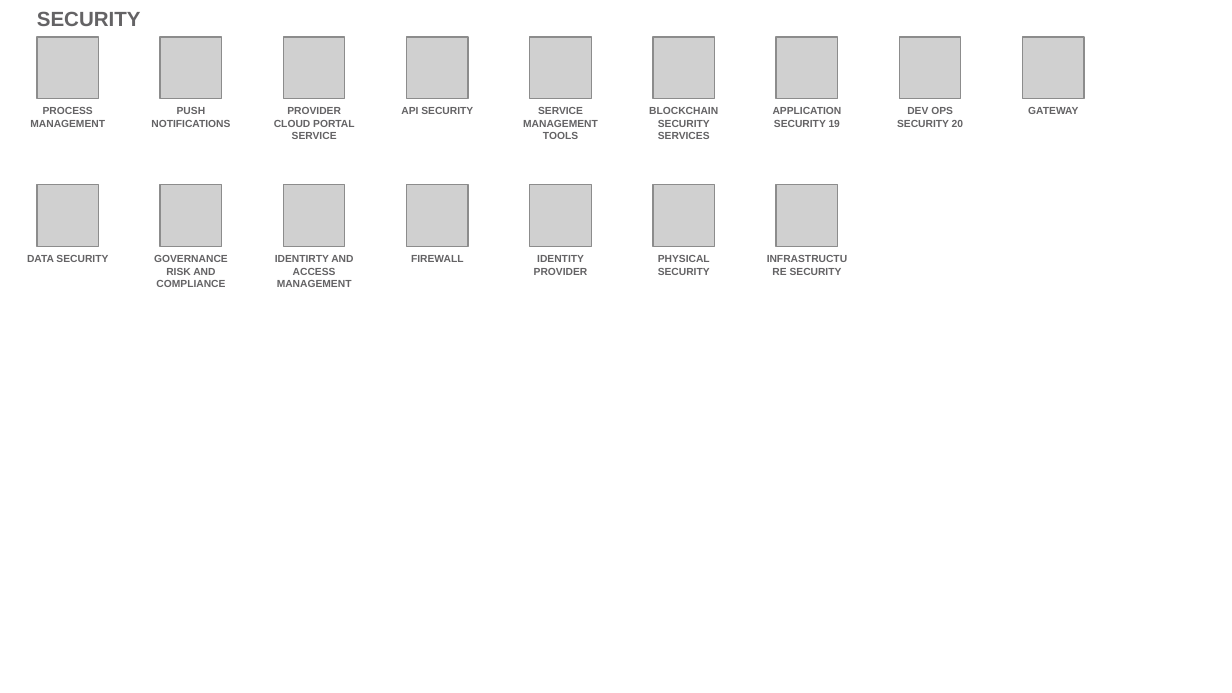
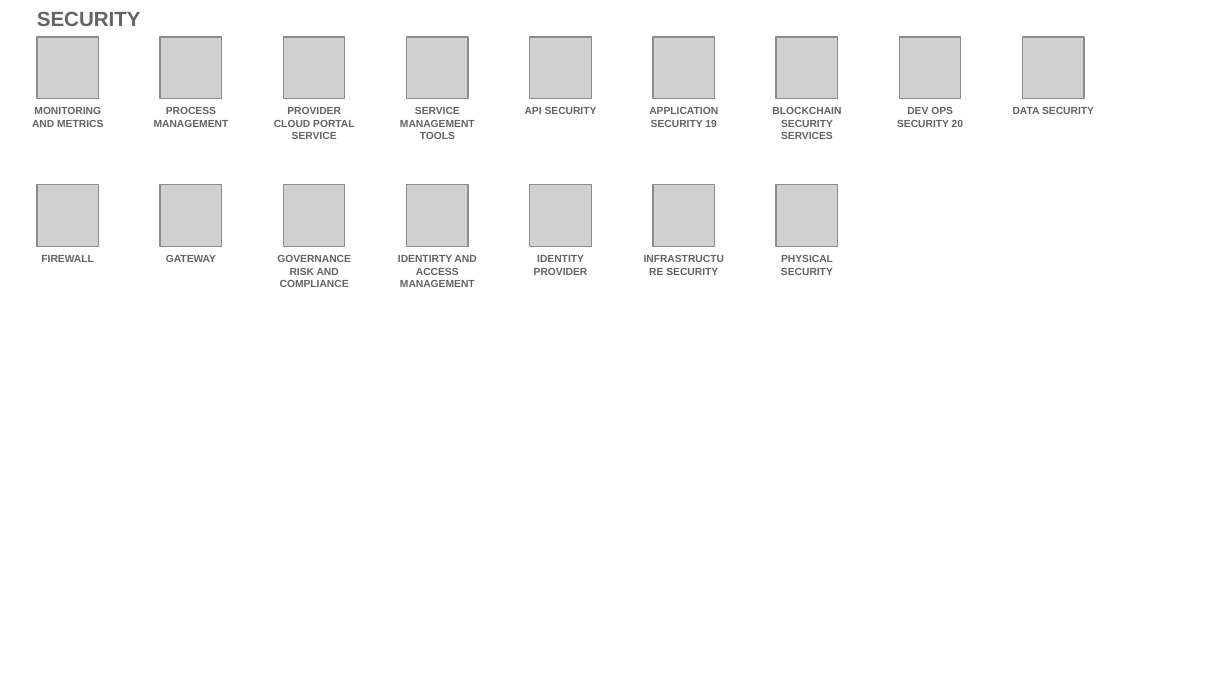
Before and after one commit to l2fprod/myarchitecture, a slide deck: slide 20 of mycatalog-architecture-diagram-template.pptx. Drawn at 1232x693 pixels with LibreOffice and Linux fonts; fonts in the diff are those of the drawing; grey boxes stand for pictures. Boxes give left, top, right and bottom in pixels: in the first picture for what was removed or moved away, otherwise in the second. Text is boxed around its words. In the diff, an @@ line names an element or a change of style, - is before the commit and + after.

```diff
--- a/mycatalog-architecture-diagram-template.pptx
+++ b/mycatalog-architecture-diagram-template.pptx
@@ text added at (32, 107, 103, 127), 6 pt, text #646365, bold @@
+MONITORING AND METRICS
@@ text removed at (151, 107, 230, 127) @@
-PUSH NOTIFICATIONS
@@ text "SERVICE MANAGEMENT TOOLS": place and size @@
-text "SERVICE MANAGEMENT TOOLS" at (523, 107, 598, 139)
+text "SERVICE MANAGEMENT TOOLS" at (400, 107, 475, 139)
@@ text "APPLICATION SECURITY 19": place and size @@
-text "APPLICATION SECURITY 19" at (773, 107, 842, 127)
+text "APPLICATION SECURITY 19" at (649, 107, 718, 127)
@@ text at (1013, 107, 1094, 114): text changed @@
-GATEWAY
+DATA SECURITY
@@ text at (41, 255, 93, 262): text changed @@
-DATA SECURITY
+FIREWALL
@@ text added at (166, 255, 216, 262), 6 pt, text #646365, bold @@
+GATEWAY
@@ 5 texts: place and size @@
-5 texts at (30, 107, 718, 287)
+5 texts at (154, 107, 841, 287)
@@ text removed at (411, 255, 463, 262) @@
-FIREWALL
@@ text at (666, 268, 718, 275): text changed @@
-PHYSICAL SECURITY
+INFRASTRUCTURE SECURITY
@@ text at (781, 255, 833, 275): text changed @@
-INFRASTRUCTURE SECURITY
+PHYSICAL SECURITY
```
Also in this commit, not shown: 14 other slides changed, 1 slide added, 1 slide removed.
